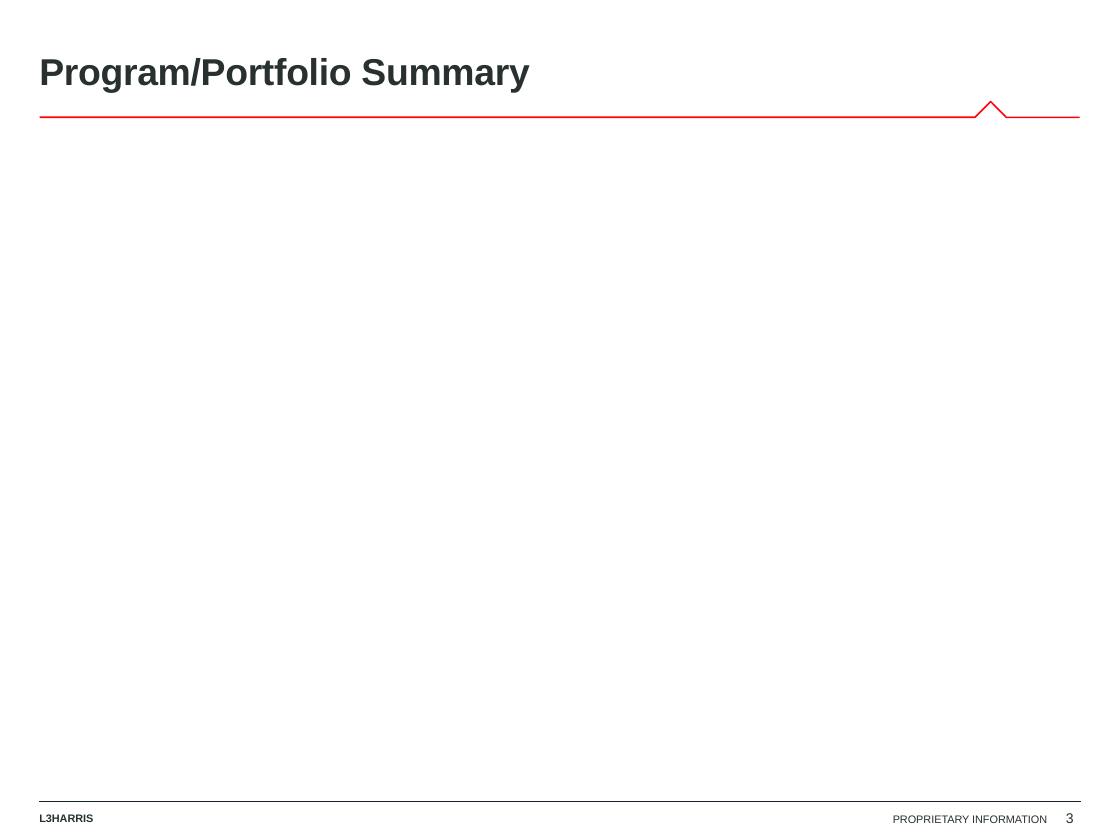
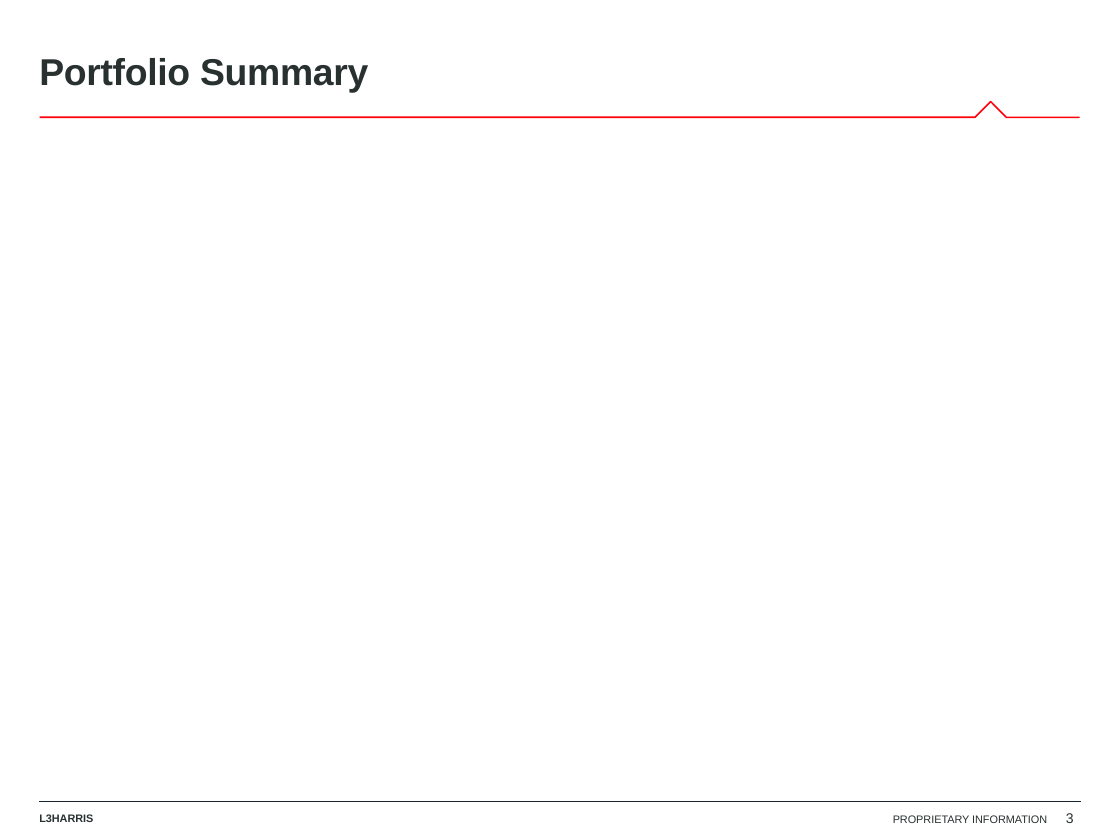
Before and after one commit to seeeyeguy/portal, a slide deck: slide 3 of api/src/program_review_tool/utils/review/export/assets/PRT.pptx. Drawn at 1120x840 pixels with LibreOffice and Linux fonts; fonts in the diff are those of the drawing; background and template pictures are left out. Boxes give left, top, right and bottom in pixels: in the first picture for what was removed or moved away, otherwise in the second. Text is boxed around its words. In the diff, an @@ line names an element or a change of style, - is before the commit and + after.

```diff
--- a/api/src/program_review_tool/utils/review/export/assets/PRT.pptx
+++ b/api/src/program_review_tool/utils/review/export/assets/PRT.pptx
@@ title at (39, 58, 368, 93): text changed @@
-Program/Portfolio Summary
+Portfolio Summary
```
Also in this commit, not shown: 1 other slide changed, 1 other file.
